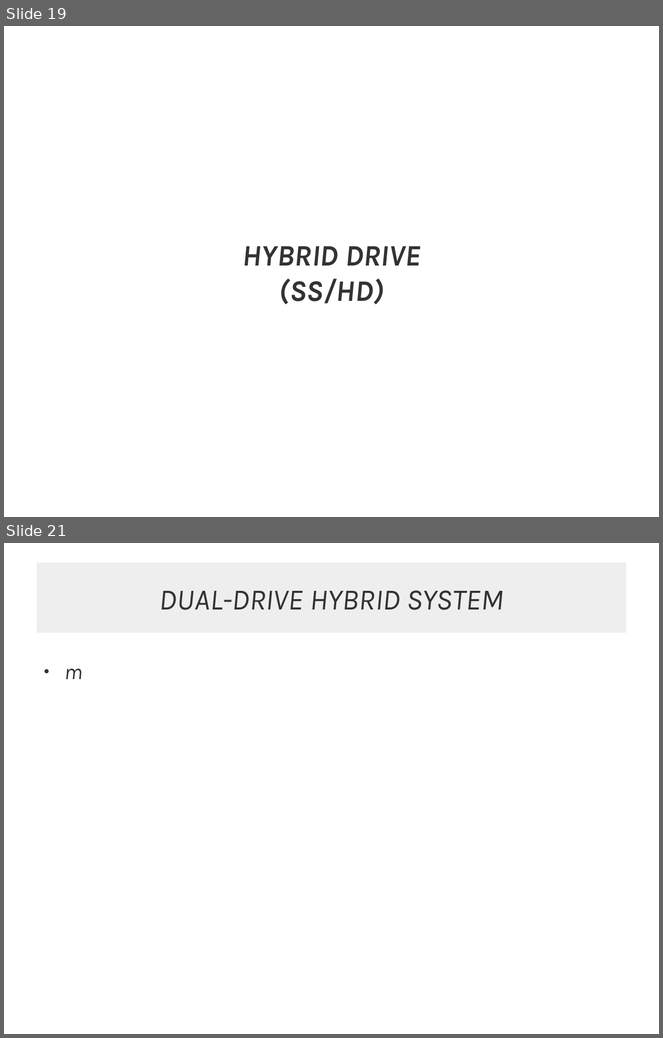
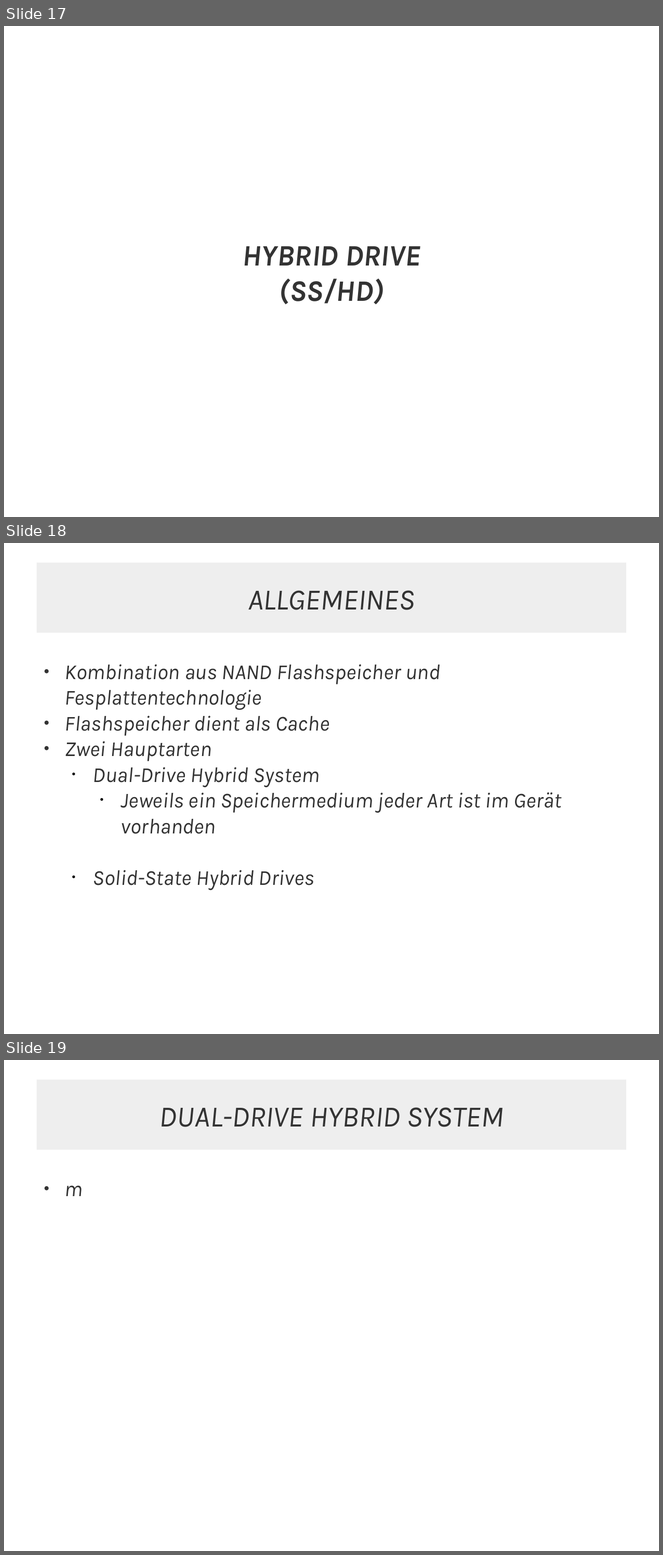
Before and after one commit to JMFootBallPlyr/Hard-drive-system-, a slide deck: WRK/presents/01 - types of drives/types of drives.odp. Shown one above the other, each under a label of ours: slides 19 and 21 before the commit, slides 17, 18 and 19 after it; the slides between them are not shown. The pictures are 663x1038 and 663x1555 pixels, drawn with LibreOffice and Linux fonts; fonts in the diff are those of the drawing. Boxes give left, top, right and bottom in pixels: in the first picture for what was removed or moved away, otherwise in the second. Text is boxed around its words. In the diff, an @@ line names an element or a change of style, - is before the commit and + after.

```diff
--- a/WRK/presents/01 - types of drives/types of drives.odp
+++ b/WRK/presents/01 - types of drives/types of drives.odp
@@ slide 18 added at (4, 543, 659, 1034), background #FFFFFF @@
@@ rectangle added at (37, 563, 626, 633), fill #EEEEEE, 36 pt, text #333333, italic @@
+ALLGEMEINES
@@ text added at (65, 664, 561, 890), 26 pt, text #333333, italic @@
+● Kombination aus NAND Flashspeicher und Fesplattentechnologie
+● Flashspeicher dient als Cache
+● Zwei Hauptarten
+  ● Dual-Drive Hybrid System
+    ● Jeweils ein Speichermedium jeder Art ist im Gerät vorhanden
+  ● Solid-State Hybrid Drives
@@ what was slide 19 is now slide 17 @@
@@ what was slide 21 is now slide 19 @@
```
Also in this commit, not shown: 5 slides changed, 1 other slide added, 4 slides removed, 3 other files.
